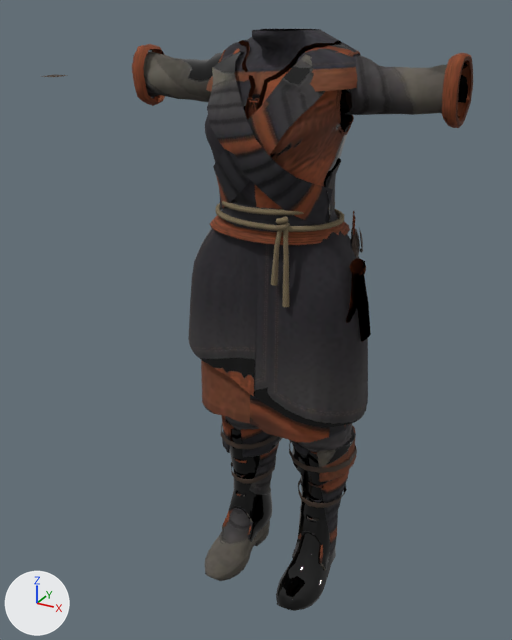
The glTF model public/models/armory/armor-ash-1.glb: old version first, new version second.
Rendered twice from a 50 mm camera at (0.787, -1.543, 1.576) aimed at (-0.114, 0.096, 0.757). Lighting does not change. The marker at lower left points along +X, +Y and +Z. The older version comes first. Vertices at exactly the same position are counted once.

Names of what the first picture shows: 'Outfit_Ash_1'.
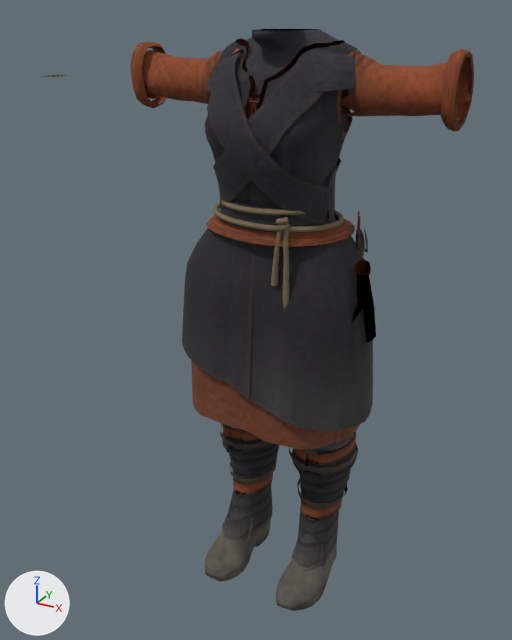
Location of each change, [x1, y1, x2, y2] in pixels of the pictures (512 x 640 px; the box of a moved part takes in the faces that stretch with it):
```json
{"object": "Outfit_Ash_1", "change": "reshaped", "before": [42, 29, 473, 611], "after": [42, 29, 474, 611]}
{"part": 1, "of": "me_outfit_ash_1", "change": "added", "after": [336, 426, 357, 443], "on screen": "mostly hidden"}
{"part": 2, "of": "me_outfit_ash_1", "change": "moved or reshaped", "before": [250, 394, 350, 443], "after": [240, 394, 360, 450]}
{"part": 3, "of": "me_outfit_ash_1", "change": "moved or reshaped", "before": [352, 211, 355, 229], "after": [357, 211, 360, 229]}
{"part": 4, "of": "me_outfit_ash_1", "change": "moved or reshaped", "before": [351, 278, 362, 341], "after": [356, 279, 368, 342]}
{"part": 5, "of": "me_outfit_ash_1", "change": "added", "after": [352, 274, 367, 324]}
{"part": 6, "of": "me_outfit_ash_1", "change": "moved or reshaped", "before": [346, 273, 353, 322], "after": [352, 274, 358, 319]}
{"part": 7, "of": "me_outfit_ash_1", "change": "moved or reshaped", "before": [188, 30, 372, 571], "after": [182, 29, 376, 519]}
{"part": 8, "of": "me_outfit_ash_1", "change": "moved or reshaped", "before": [437, 53, 473, 128], "after": [437, 49, 474, 131]}
{"part": 9, "of": "me_outfit_ash_1", "change": "moved or reshaped", "before": [132, 44, 165, 106], "after": [130, 41, 166, 108]}
{"part": 10, "of": "me_outfit_ash_1", "change": "surface changed", "before": [143, 39, 468, 611], "after": [143, 39, 468, 611]}
```

Scene script edits in JSON lines:
```json
{"block": "me_outfit_ash_1", "where": "# used by ob_outfit_ash_1; location = (0.0, 0.0, 0.0)"}
{"op": "remove", "block": "me_outfit_ash_1", "code": "me_outfit_ash_1.from_pydata(...)  # 7579 vertices, 12953 faces; spans x -0.78..0.42, y -0.17..0.27, z -0.01..1.53"}
{"op": "add", "block": "me_outfit_ash_1", "code": "me_outfit_ash_1.from_pydata(...)  # 7530 vertices, 12769 faces; spans x -0.78..0.42, y -0.17..0.29, z -0.02..1.53"}
{"block": "me_outfit_ash_1", "change": "me_outfit_ash_1 part 1: the loose piece of 52 vertices spanning x 0.0..0.22, y -0.07..0.24, z 0.54..0.76 is copied, and the copy is scaled about the mesh origin by (1.11, 1.12, 1); it spans x 0.0..0.24, y -0.08..0.26, z 0.54..0.76"}
{"block": "me_outfit_ash_1", "change": "me_outfit_ash_1 part 2: the loose piece of 52 vertices spanning x -0.06..0.22, y -0.11..0.02, z 0.54..0.76 is scaled about the mesh origin by (1.14, 1.28, 1)"}
{"block": "me_outfit_ash_1", "change": "me_outfit_ash_1 part 3: the loose piece of 8 vertices spanning x 0.15..0.16, y 0.11..0.12, z 1.06..1.11 is moved by (0.01, 0.01, 0.0)"}
{"block": "me_outfit_ash_1", "change": "me_outfit_ash_1 part 4: the loose piece of 15 vertices spanning x 0.22..0.26, y -0.03..0.02, z 0.82..0.98 is moved by (0.01, 0.0, 0.0)"}
{"block": "me_outfit_ash_1", "change": "me_outfit_ash_1 part 5: the loose piece of 12 vertices spanning x 0.22..0.24, y -0.07..0.0, z 0.88..1.0 is copied, and the copy is moved by (0.01, 0.0, 0.0); it spans x 0.24..0.25, y -0.07..0.0, z 0.88..1.0"}
{"block": "me_outfit_ash_1", "change": "me_outfit_ash_1 part 6: the loose piece of 12 vertices spanning x 0.22..0.23, y -0.06..0.0, z 0.88..1.0 is moved by (0.01, 0.0, 0.0)"}
{"block": "me_outfit_ash_1", "change": "me_outfit_ash_1 part 7: 511 vertices moved from x -0.26..0.26, y -0.14..0.27, z 0.05..1.52 to x -0.27..0.27, y -0.17..0.28, z 0.05..1.52; 1196 vertices removed from x -0.26..0.26, y -0.14..0.27, z 0.04..1.52; 1048 vertices added at x -0.27..0.27, y -0.16..0.29, z 0.05..1.52"}
{"block": "me_outfit_ash_1", "change": "me_outfit_ash_1 part 8: 45 vertices moved from x 0.38..0.42, y -0.02..0.13, z 1.34..1.49 to x 0.38..0.42, y -0.02..0.13, z 1.33..1.5; 24 vertices removed from x 0.38..0.42, y -0.01..0.12, z 1.35..1.46; 24 vertices added at x 0.38..0.42, y -0.02..0.13, z 1.34..1.47"}
{"block": "me_outfit_ash_1", "change": "me_outfit_ash_1 part 9: 45 vertices moved from x -0.42..-0.38, y -0.02..0.13, z 1.34..1.49 to x -0.42..-0.38, y -0.02..0.13, z 1.33..1.5; 24 vertices removed from x -0.42..-0.38, y -0.01..0.12, z 1.35..1.46; 24 vertices added at x -0.42..-0.38, y -0.02..0.13, z 1.34..1.47"}
{"block": "me_outfit_ash_1", "change": "me_outfit_ash_1 part 10: 6580 kept faces spanning x -0.42..0.42, y -0.17..0.28, z -0.02..1.53 get new texture (UV) coordinates"}
{"block": "me_outfit_ash_1", "change": "other edits to the shape of me_outfit_ash_1 do not show in these pictures"}
```
